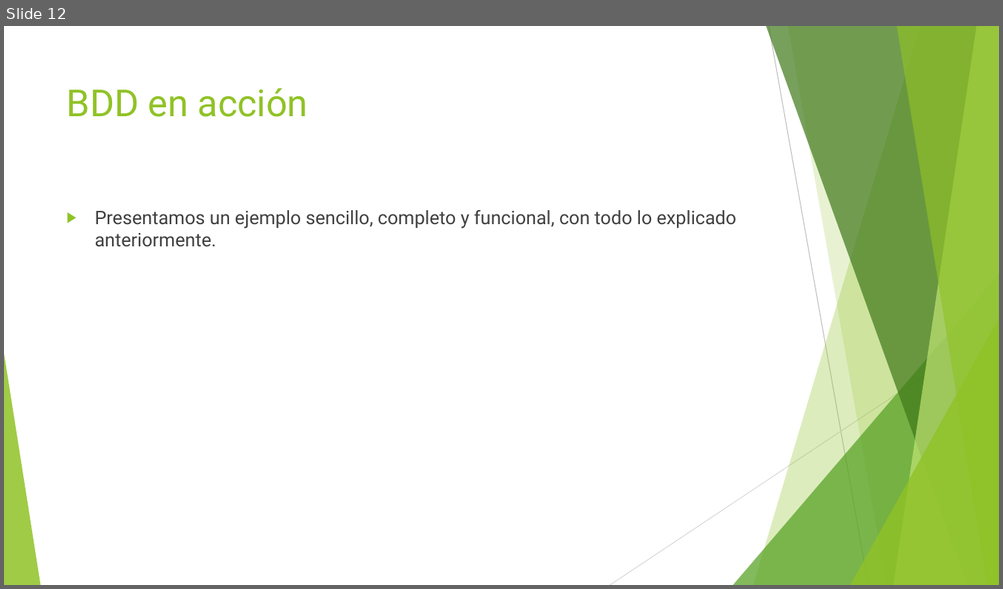
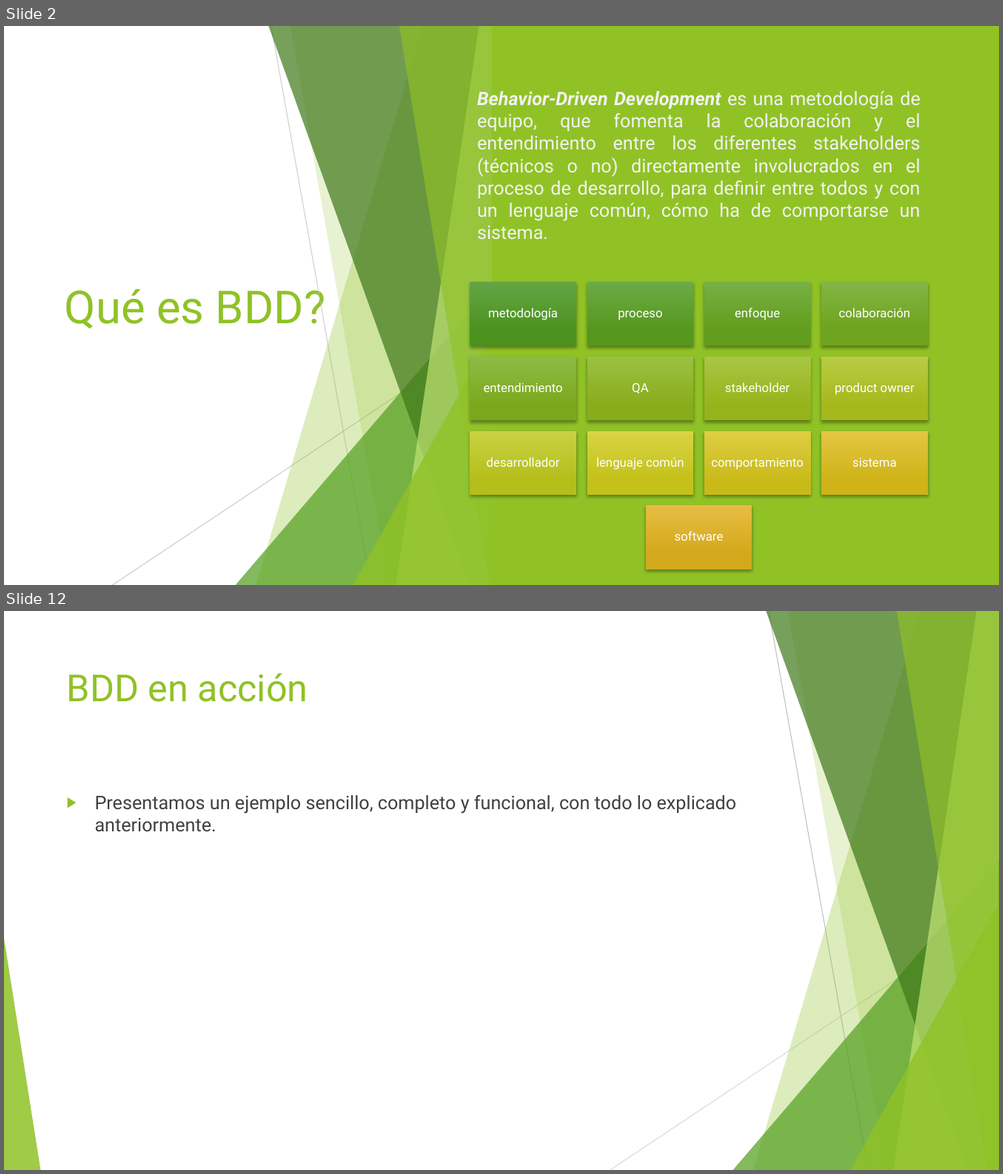
Before and after one commit to The-Fellowship-of-Code/bdd-with-cucumber, a slide deck: slides.pptx. Shown one above the other, each under a label of ours: slide 12 before the commit, slides 2 and 12 after it; the slides between them are not shown. The pictures are 1003x589 and 1003x1174 pixels, drawn with LibreOffice and Linux fonts; fonts in the diff are those of the drawing. Boxes give left, top, right and bottom in pixels: in the first picture for what was removed or moved away, otherwise in the second. Text is boxed around its words. In the diff, an @@ line names an element or a change of style, - is before the commit and + after.

```diff
--- a/slides.pptx
+++ b/slides.pptx
@@ slide 2 added at (x1=4, y1=26, x2=999, y2=585), background #FFFFFF; not listed: 10 template elements that a slide beside it also shows @@
@@ rectangle added at (x1=4, y1=26, x2=999, y2=585), fill #FFFFFF @@
@@ rectangle added at (x1=492, y1=26, x2=999, y2=585), fill #90C226 @@
@@ text added at (x1=477, y1=91, x2=920, y2=240), 18 pt, text #F2F2F2 @@
+Behavior-Driven Development es una metodología de equipo, que fomenta la colaboración y el entendimiento entre los diferentes stakeholders (técnicos o no) directamente involucrados en el proceso de desarrollo, para definir entre todos y con un lenguaje común, cómo ha de comportarse un sistema.
@@ title added at (x1=65, y1=282, x2=325, y2=329), 44 pt, text #90C226 @@
+Qué es BDD?
@@ group added at (x1=112, y1=26, x2=502, y2=585): 5 freeform shapes, 2 lines, 2 triangles @@
@@ group added at (x1=469, y1=282, x2=928, y2=570): 13 rectangles, 13 texts @@
+metodología
+proceso
+enfoque
+colaboración
+entendimiento
+QA
+stakeholder
+product owner
+desarrollador
+lenguaje común
+comportamiento
+sistema
+software
```
Also in this commit, not shown: 10 slides changed, 1 other slide added, 2 slides removed.
